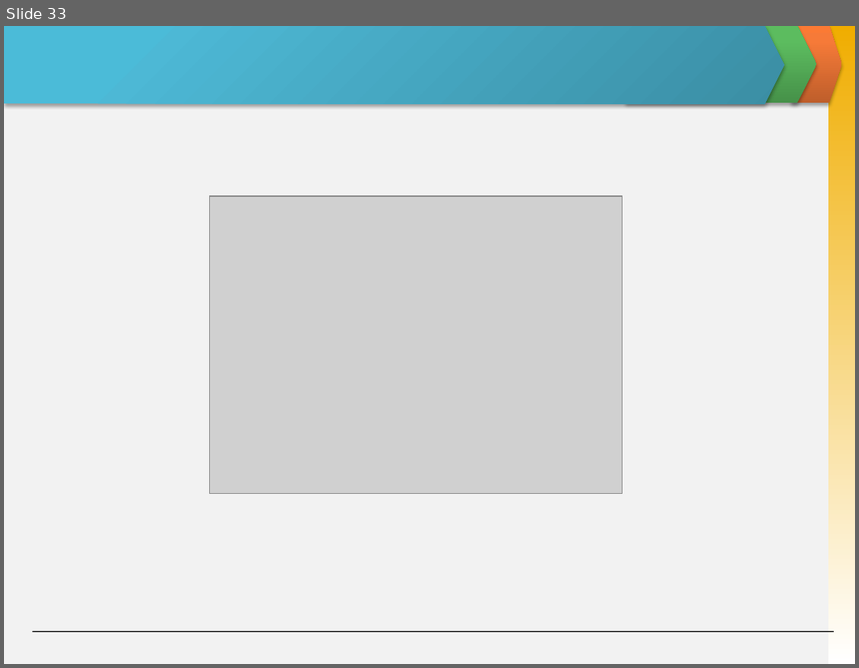
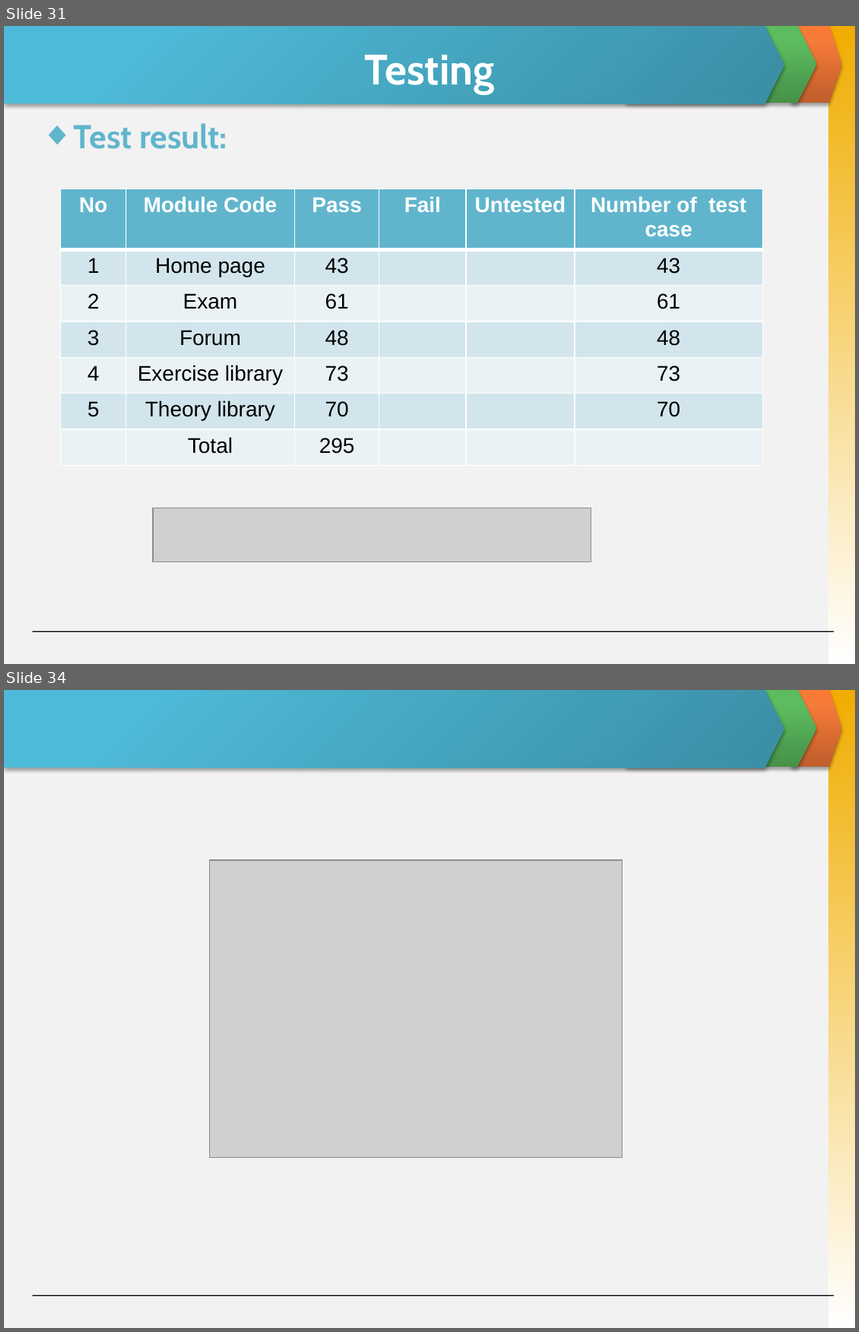
Before and after one commit to skyview059/e-learning-website, a slide deck: Document/Final report/Slide Present E-Learning.pptx. Shown one above the other, each under a label of ours: slide 33 before the commit, slides 31 and 34 after it; the slides between them are not shown. The pictures are 859x668 and 859x1332 pixels, drawn with LibreOffice and Linux fonts; fonts in the diff are those of the drawing; grey boxes stand for pictures. Boxes give left, top, right and bottom in pixels: in the first picture for what was removed or moved away, otherwise in the second. Text is boxed around its words. In the diff, an @@ line names an element or a change of style, - is before the commit and + after.

```diff
--- a/Document/Final report/Slide Present E-Learning.pptx
+++ b/Document/Final report/Slide Present E-Learning.pptx
@@ slide 31 added at box(4, 26, 855, 664), background #F2F2F2; not listed: 5 template elements that a slide beside it also shows @@
@@ title added at box(364, 55, 494, 94), 36 pt, text #FFFFFF, bold @@
+Testing
@@ text added at box(74, 123, 227, 149), 28 pt, text #60B5CC, bold @@
+◆ Test result:
@@ table added at box(61, 189, 763, 466), 7 rows, 6 columns @@
+No | Module Code | Pass | Fail | Untested | Number of test case
+1 | Home page | 43 |  |  | 43
+2 | Exam | 61 |  |  | 61
+3 | Forum | 48 |  |  | 48
+4 | Exercise library | 73 |  |  | 73
+5 | Theory library | 70 |  |  | 70
+ | Total | 295 |  |  | 
@@ picture added at box(153, 509, 591, 563) @@
@@ what was slide 33 is now slide 34 @@
```
Also in this commit, not shown: 12 slides changed, 2 other slides added, 3 slides removed.
